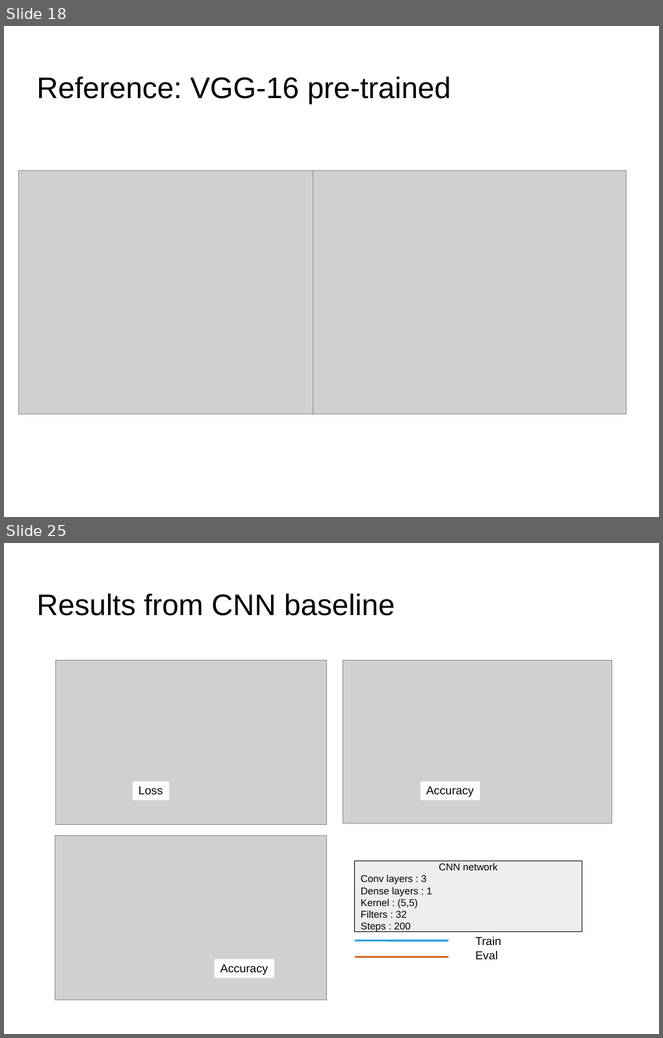
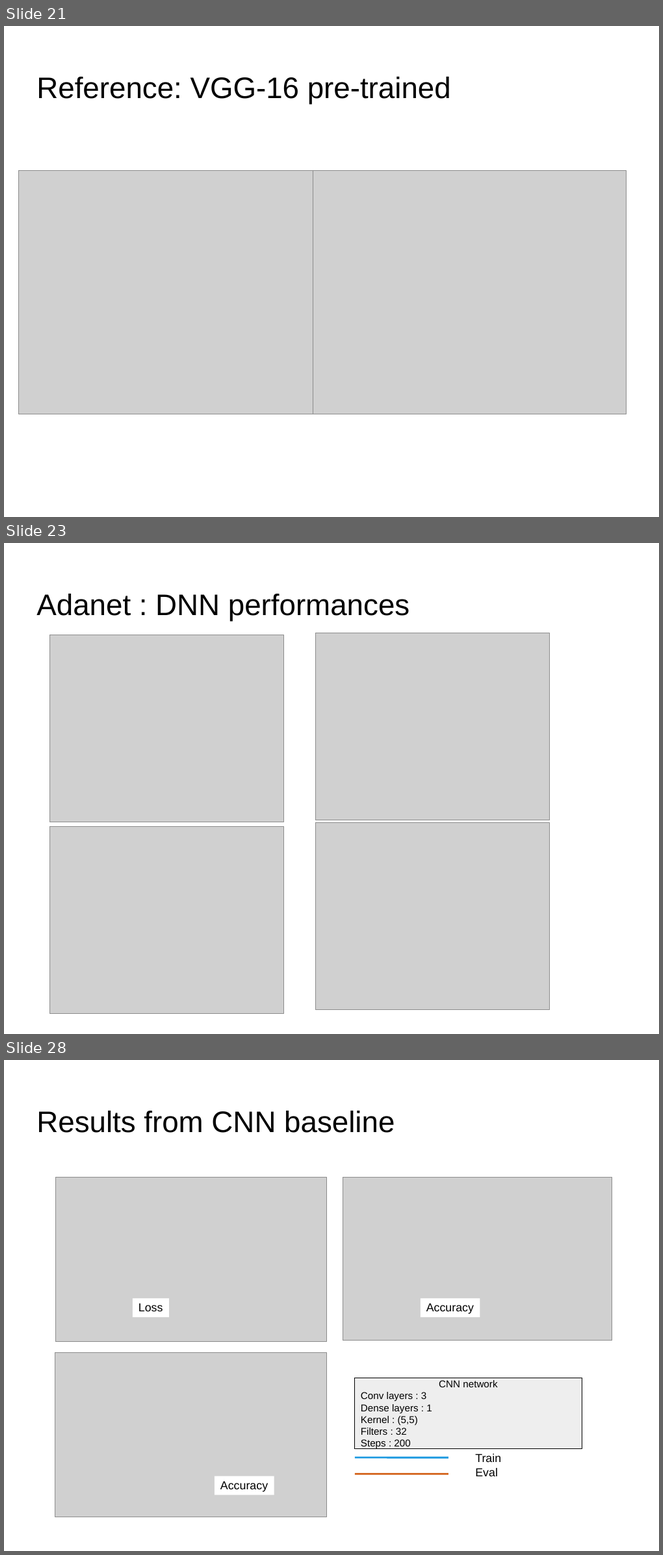
Before and after one commit to dataforcast/OC_Datascientist, a slide deck: P8/report/Openclassrooms_ParcoursDatascientist_P8-V1.odp. Shown one above the other, each under a label of ours: slides 18 and 25 before the commit, slides 21, 23 and 28 after it; the slides between them are not shown. The pictures are 663x1038 and 663x1555 pixels, drawn with LibreOffice and Linux fonts; fonts in the diff are those of the drawing; grey boxes stand for pictures; background and template pictures are left out. Boxes give left, top, right and bottom in pixels: in the first picture for what was removed or moved away, otherwise in the second. Text is boxed around its words. In the diff, an @@ line names an element or a change of style, - is before the commit and + after.

Commit message:
Adanet : rework package for cloud MLE

```diff
--- a/P8/report/Openclassrooms_ParcoursDatascientist_P8-V1.odp
+++ b/P8/report/Openclassrooms_ParcoursDatascientist_P8-V1.odp
@@ slide 23 added at bbox=[4, 543, 659, 1034], background picture (left out) @@
@@ title added at bbox=[36, 594, 410, 622], 36 pt, text #000000 @@
+Adanet : DNN performances
@@ picture added at bbox=[50, 635, 284, 823] @@
@@ picture added at bbox=[316, 633, 551, 821] @@
@@ rectangle added at bbox=[50, 824, 284, 1011], fill #FFFFFF @@
@@ picture added at bbox=[50, 827, 284, 1014] @@
@@ picture added at bbox=[316, 823, 551, 1010] @@
@@ what was slide 18 is now slide 21 @@
@@ what was slide 25 is now slide 28 @@
```
Also in this commit, not shown: 12 slides changed, 6 other slides added, 4 slides removed, 7 other files.
